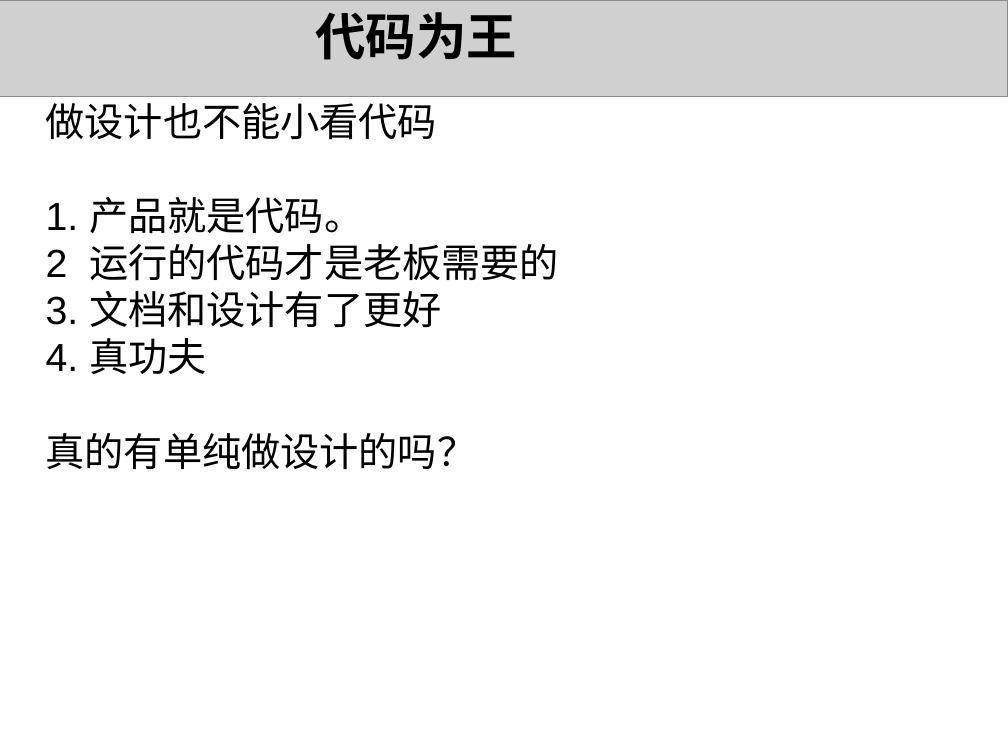
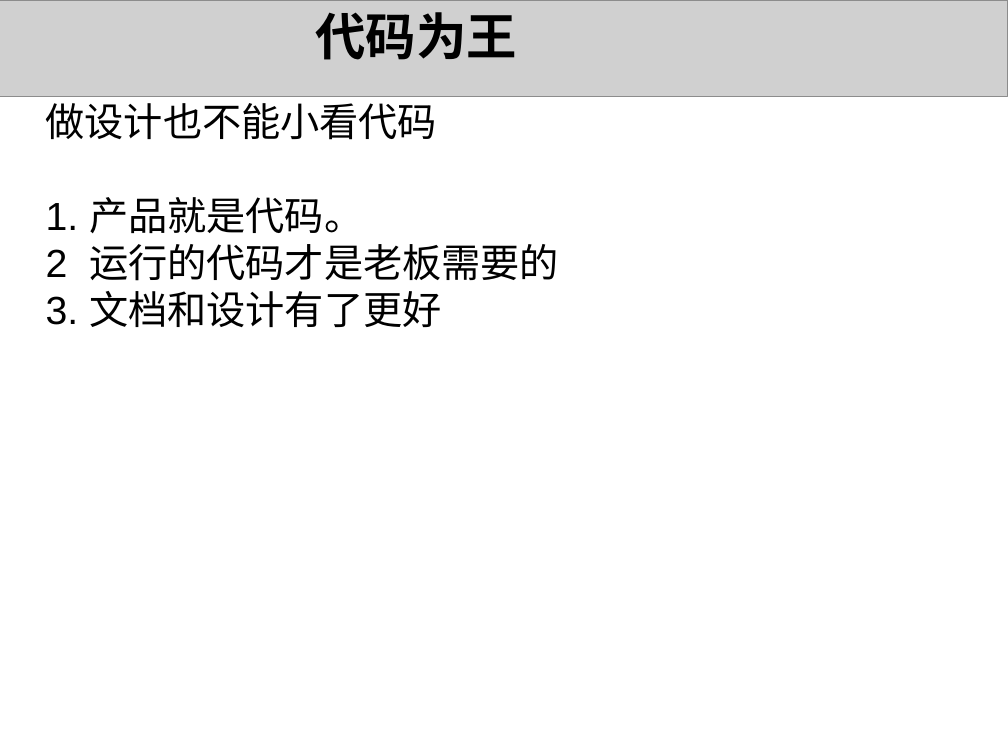
Before and after one commit to 1000copy/delpy, a slide deck: slide 3 of docs/1021project/UML理论和实践.ppt. Drawn at 1008x756 pixels with LibreOffice and Linux fonts; fonts in the diff are those of the drawing; grey boxes stand for pictures; background and template pictures are left out. Boxes give left, top, right and bottom in pixels: in the first picture for what was removed or moved away, otherwise in the second. Text is boxed around its words. In the diff, an @@ line names an element or a change of style, - is before the commit and + after.

```diff
--- a/docs/1021project/UML理论和实践.ppt
+++ b/docs/1021project/UML理论和实践.ppt
@@ text at bbox=[46, 338, 477, 469]: paragraphs removed @@
-4. 真功夫
-真的有单纯做设计的吗？
```
Also in this commit, not shown: 5 other slides changed, 11 slides added, 1 slide removed.
